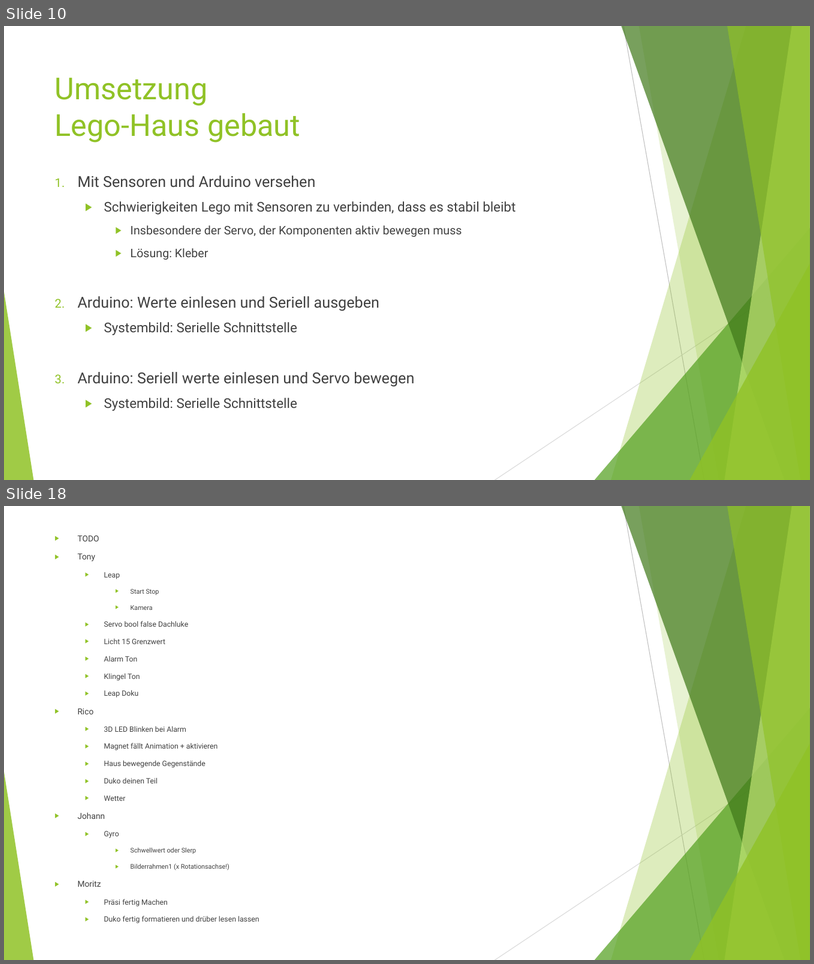
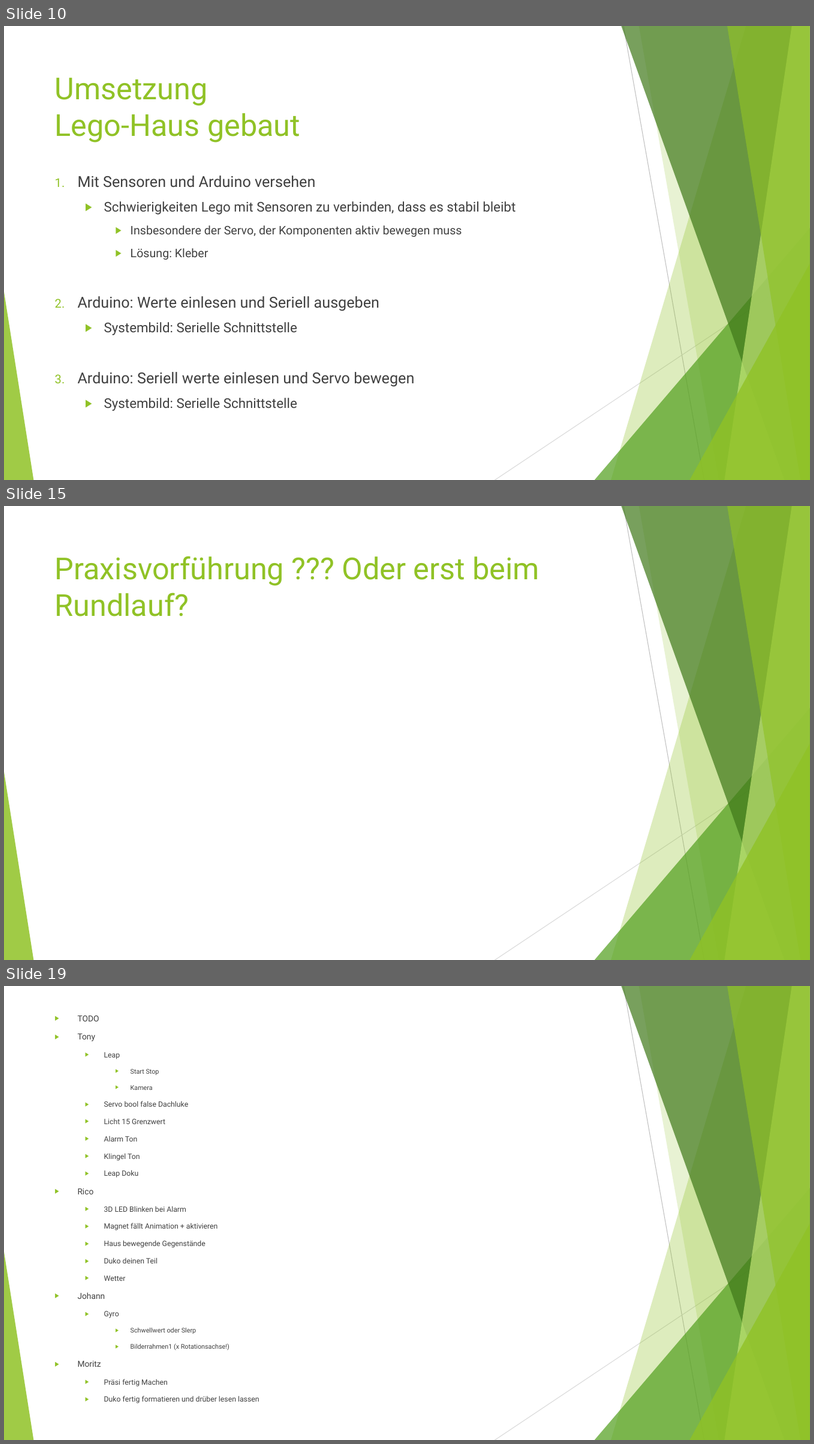
Before and after one commit to NotoriousRonin/EMM-Project, a slide deck: Praesi.pptx. Shown one above the other, each under a label of ours: slides 10 and 18 before the commit, slides 10, 15 and 19 after it; the slides between them are not shown. The pictures are 814x964 and 814x1444 pixels, drawn with LibreOffice and Linux fonts; fonts in the diff are those of the drawing. Boxes give left, top, right and bottom in pixels: in the first picture for what was removed or moved away, otherwise in the second. Text is boxed around its words. In the diff, an @@ line names an element or a change of style, - is before the commit and + after.

```diff
--- a/Praesi.pptx
+++ b/Praesi.pptx
@@ slide 15 added at (4,506,810,960), background #FFFFFF; not listed: 10 template elements that a slide beside it also shows @@
@@ title added at (55,556,540,616), 36 pt, text #90C226 @@
+Praxisvorführung ??? Oder erst beim Rundlauf?
@@ what was slide 18 is now slide 19 @@
```
Also in this commit, not shown: 5 slides changed, 2 other slides added, 2 slides removed, 1 other file.
